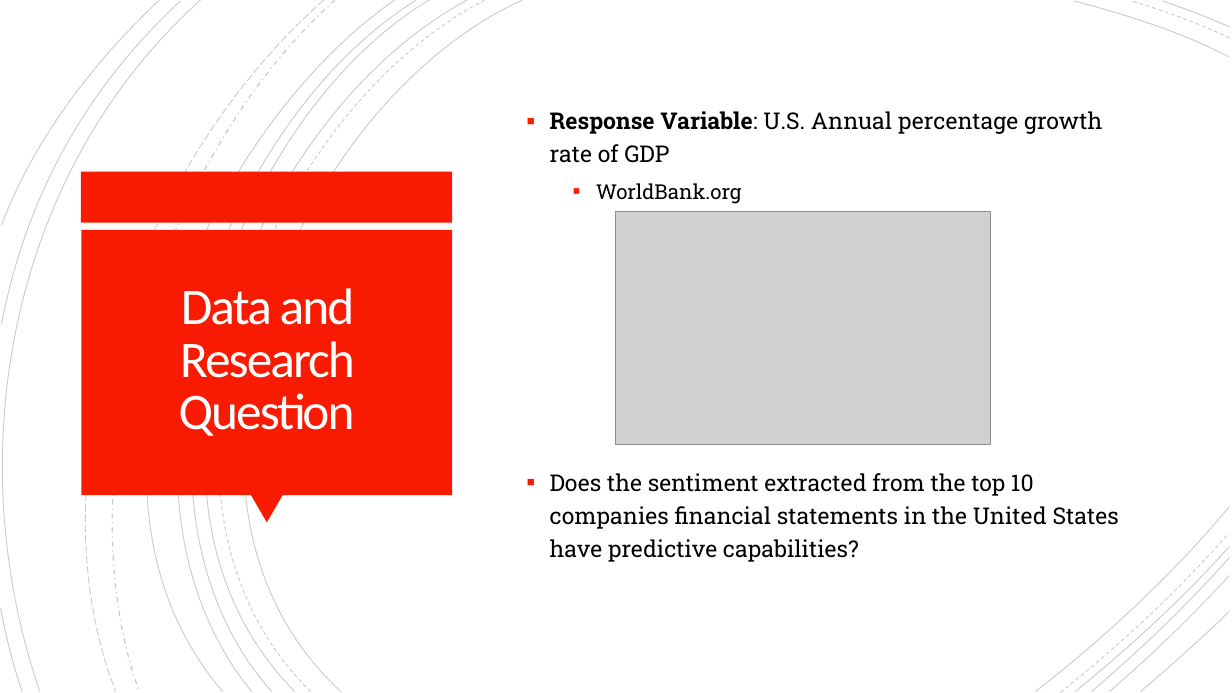
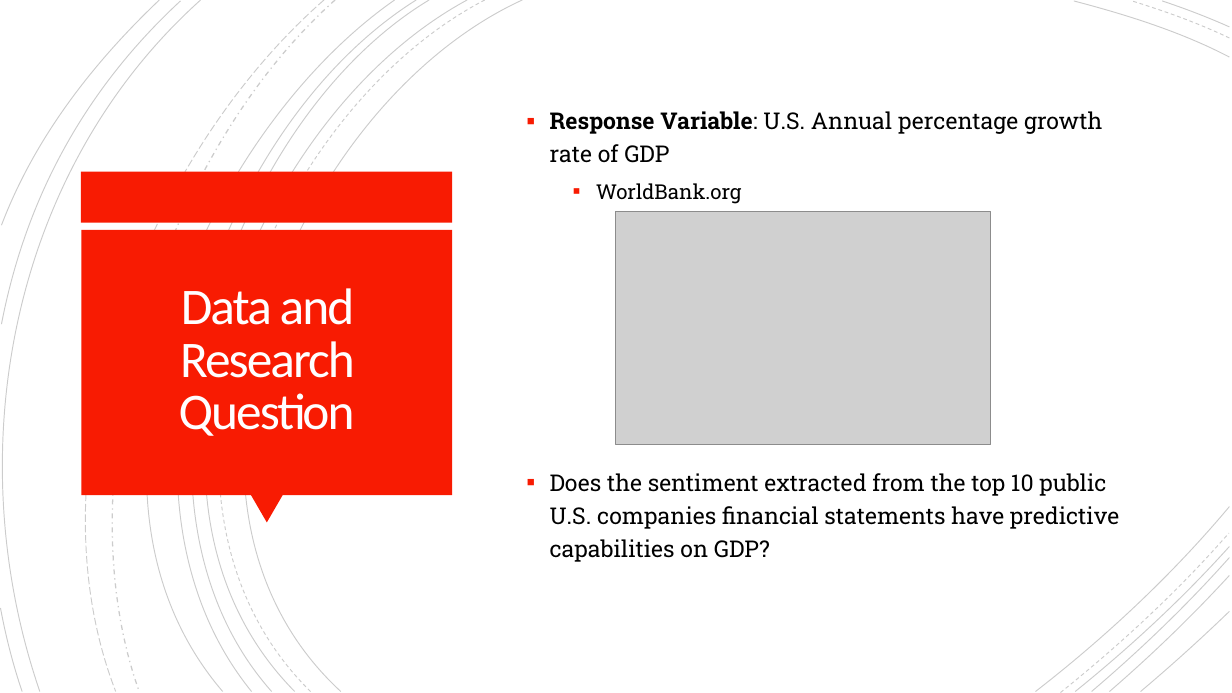
Before and after one commit to davepalazzo/Sentiment_Analysis_S-P_500, a slide deck: slide 4 of Economic_Forecasting.pptx. Drawn at 1232x693 pixels with LibreOffice and Linux fonts; fonts in the diff are those of the drawing; grey boxes stand for pictures. Boxes give left, top, right and bottom in pixels: in the first picture for what was removed or moved away, otherwise in the second. Text is boxed around its words. In the diff, an @@ line names an element or a change of style, - is before the commit and + after.

```diff
--- a/Economic_Forecasting.pptx
+++ b/Economic_Forecasting.pptx
@@ text at (550,473,1119,562): text changed @@
-▪ Does the sentiment extracted from the top 10 companies financial statements in the United States have predictive capabilities?
+▪ Does the sentiment extracted from the top 10 public U.S. companies financial statements have predictive capabilities on GDP?
```
